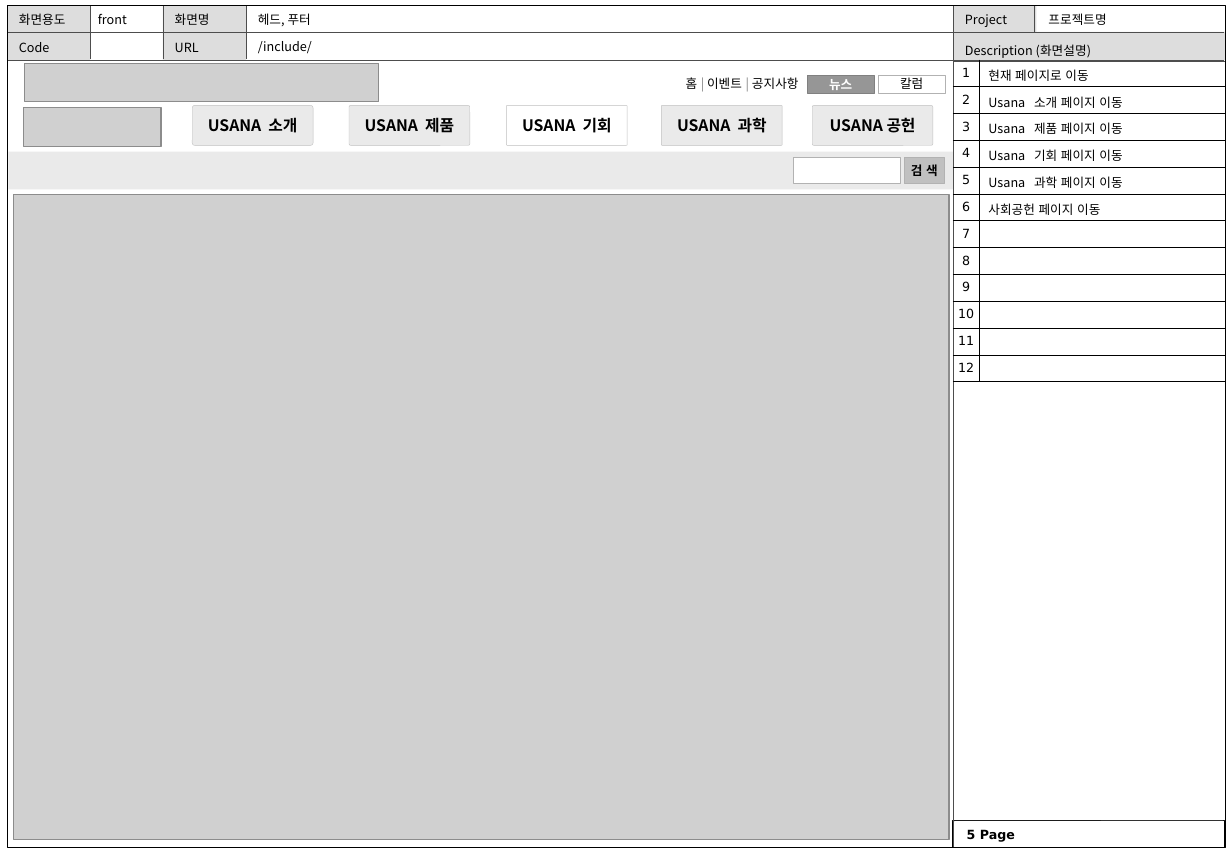
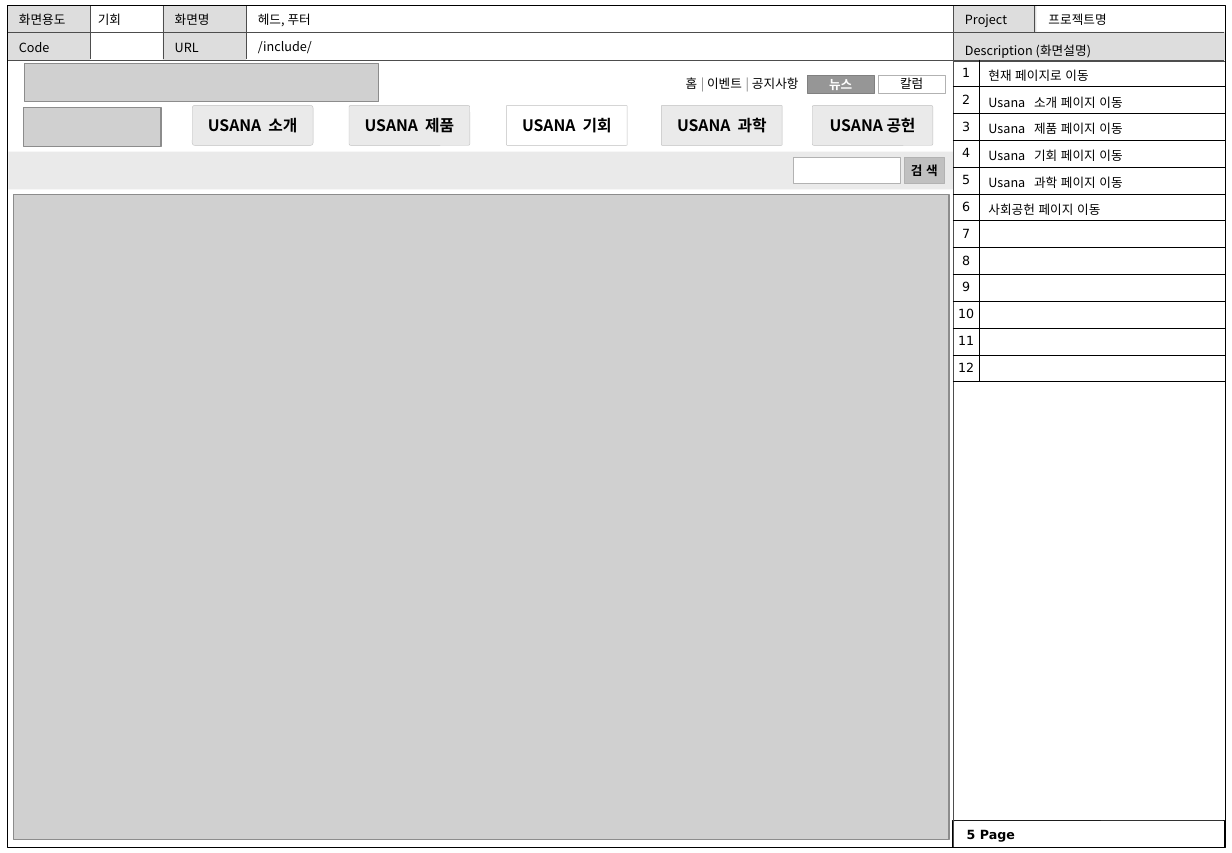
Before and after one commit to aone1234/query, a slide deck: slide 6 of 웹용_스토리보드_HMH.pptx. Drawn at 1232x853 pixels with LibreOffice and Linux fonts; fonts in the diff are those of the drawing; grey boxes stand for pictures. Boxes give left, top, right and bottom in pixels: in the first picture for what was removed or moved away, otherwise in the second. Text is boxed around its words. In the diff, an @@ line names an element or a change of style, - is before the commit and + after.

```diff
--- a/웹용_스토리보드_HMH.pptx
+++ b/웹용_스토리보드_HMH.pptx
@@ text at (98,13,121,25): text changed @@
-front
+기회
```
Also in this commit, not shown: 4 other slides changed.
